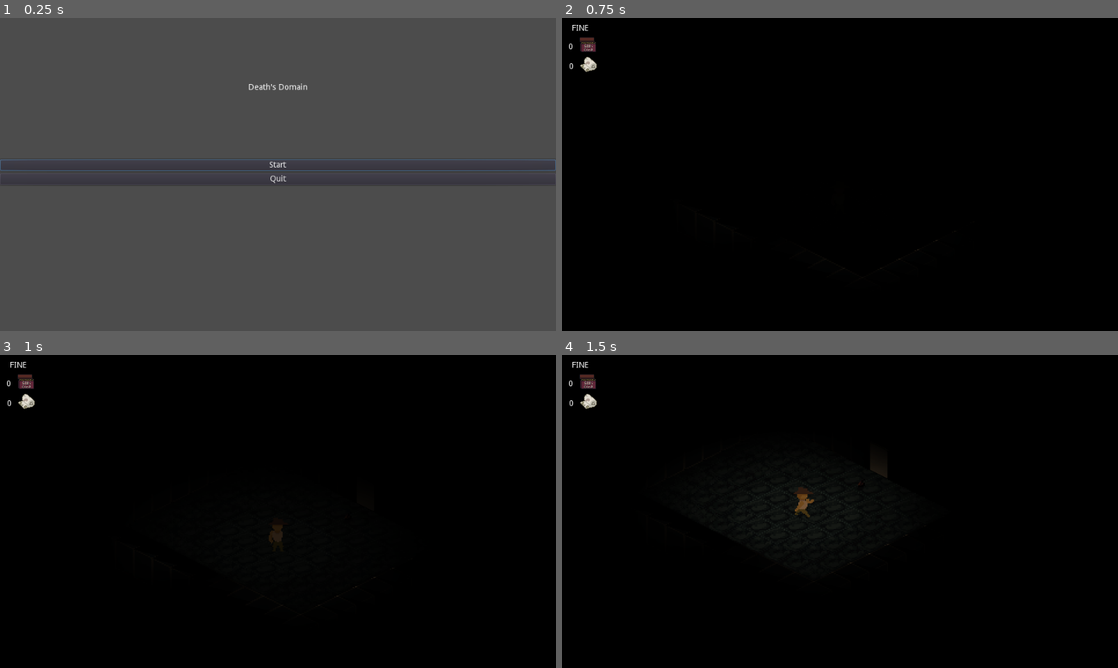
Above: before the commit, frames 1-4 (two rows, left to right).
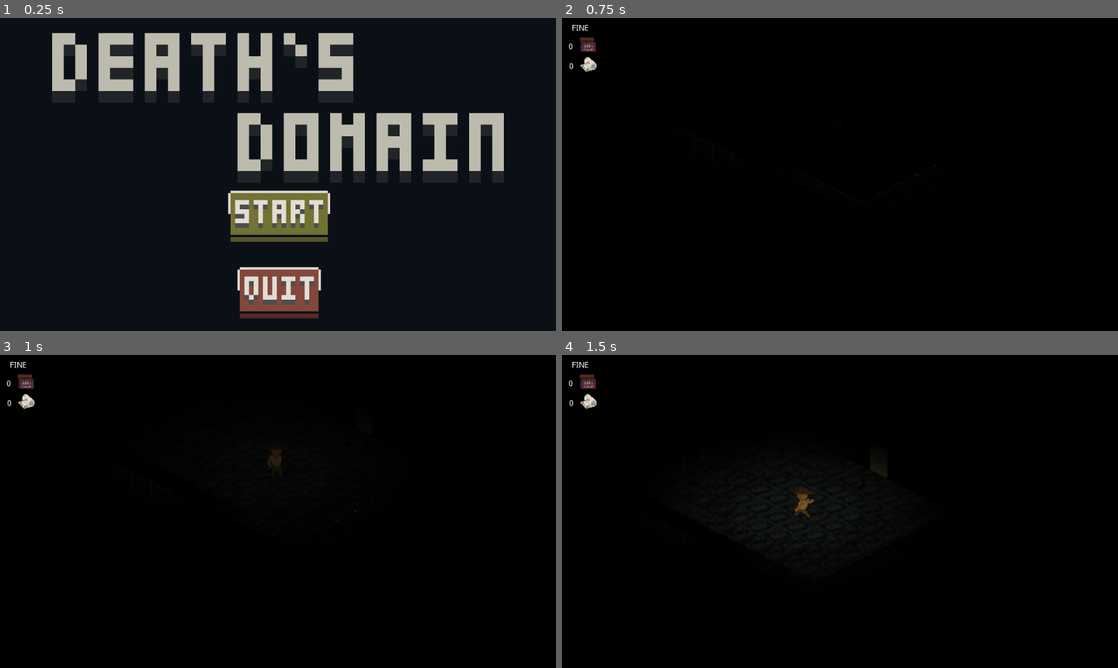
Above: after the commit, the same moments.

Repository: jakmik2/DeathsDomain
Game: Godot game, scene res://scenes/menus/MainMenu.tscn
Two runs of this game, one before a commit and one after it. Both use one fixed random seed, a clock stepped at 60 frames per second and the inputs below. Sound files missing from this copy of the repository are replaced by a short silence.
Inputs (mouse positions are in pixels of both pictures, inside the frame that each line leads up to; where the layout moved, square brackets give the same spot in the first picture):
- Up to frame 1 (0.25 s): no input
- Up to frame 2 (0.75 s): click (840, 215) [840, 165] at 0.5 s
- Up to frame 3 (1 s): no input
- Up to frame 4 (1.5 s): tap Enter at 1.25 s; move the mouse to (962, 495) at 1.27 s; press the mouse at (962, 495) at 1.28 s; hold Right (ui_right) from 1.28 s (still down)

The runs differ from the first frame. In frame 1, 99% of the frame differs, in the area x 0-100%, y 0-100%; in frame 2, less than 0.1%; in frame 3, 0.2%; in frame 4, nothing differs.

Commit message:
Added Menu

Diff:
--- a/scenes/menus/MainMenu.tscn
+++ b/scenes/menus/MainMenu.tscn
@@ -1,45 +1,50 @@
-[gd_scene load_steps=2 format=2]
+[gd_scene load_steps=7 format=2]
 
 [ext_resource path="res://scripts/MainMenu.gd" type="Script" id=1]
+[ext_resource path="res://Sprites/menus/menu.png" type="Texture" id=2]
+[ext_resource path="res://Sprites/menus/quit-up.png" type="Texture" id=3]
+[ext_resource path="res://Sprites/menus/start-down.png" type="Texture" id=4]
+[ext_resource path="res://Sprites/menus/start-up.png" type="Texture" id=5]
+[ext_resource path="res://Sprites/menus/quit-down.png" type="Texture" id=6]
 
 [node name="MainMenu" type="Control"]
 anchor_right = 1.0
 anchor_bottom = 1.0
 script = ExtResource( 1 )
 
+[node name="TextureRect" type="TextureRect" parent="."]
+margin_right = 960.0
+margin_bottom = 640.0
+texture = ExtResource( 2 )
+
 [node name="VBoxContainer" type="VBoxContainer" parent="."]
-anchor_right = 1.0
-anchor_bottom = 1.0
+anchor_left = 0.5
+anchor_top = 0.5
+anchor_right = 0.5
+anchor_bottom = 0.5
+margin_left = -94.0
+margin_top = 8.0
+margin_right = 98.0
+margin_bottom = 268.0
+alignment = 1
+__meta__ = {
+"_edit_group_": true
+}
 
-[node name="CenterContainer" type="CenterContainer" parent="VBoxContainer"]
-margin_right = 960.0
-margin_bottom = 240.0
-rect_min_size = Vector2( 0, 240 )
+[node name="StartButton" type="TextureButton" parent="VBoxContainer"]
+margin_right = 192.0
+margin_bottom = 128.0
+focus_neighbour_top = NodePath("../QuitButton")
+texture_normal = ExtResource( 5 )
+texture_pressed = ExtResource( 4 )
 
-[node name="Label" type="Label" parent="VBoxContainer/CenterContainer"]
-margin_left = 429.0
-margin_top = 113.0
-margin_right = 531.0
-margin_bottom = 127.0
-text = "Death's Domain"
+[node name="QuitButton" type="TextureButton" parent="VBoxContainer"]
+margin_top = 132.0
+margin_right = 192.0
+margin_bottom = 260.0
+focus_neighbour_bottom = NodePath("../StartButton")
+texture_normal = ExtResource( 3 )
+texture_pressed = ExtResource( 6 )
 
-[node name="VBoxContainer" type="VBoxContainer" parent="VBoxContainer"]
-margin_top = 244.0
-margin_right = 960.0
-margin_bottom = 288.0
-
-[node name="StartButton" type="Button" parent="VBoxContainer/VBoxContainer"]
-margin_right = 960.0
-margin_bottom = 20.0
-focus_neighbour_top = NodePath("../QuitButton")
-text = "Start"
-
-[node name="QuitButton" type="Button" parent="VBoxContainer/VBoxContainer"]
-margin_top = 24.0
-margin_right = 960.0
-margin_bottom = 44.0
-focus_neighbour_bottom = NodePath("../StartButton")
-text = "Quit"
-
-[connection signal="pressed" from="VBoxContainer/VBoxContainer/StartButton" to="." method="_on_StartButton_pressed"]
-[connection signal="pressed" from="VBoxContainer/VBoxContainer/QuitButton" to="." method="_on_QuitButton_pressed"]
+[connection signal="pressed" from="VBoxContainer/StartButton" to="." method="_on_StartButton_pressed"]
+[connection signal="pressed" from="VBoxContainer/QuitButton" to="." method="_on_QuitButton_pressed"]
--- a/scripts/MainMenu.gd
+++ b/scripts/MainMenu.gd
@@ -1,7 +1,7 @@
 extends Control
 
 func _ready():
-	$"VBoxContainer/VBoxContainer/StartButton".grab_focus()
+	$"VBoxContainer/StartButton".grab_focus()
 
 
 func _on_StartButton_pressed():
Binary file added: Sprites/menus/menu.png
Not shown, added: Sprites/menus/menu.png.import
Binary file added: Sprites/menus/quit-down.png
Not shown, added: Sprites/menus/quit-down.png.import
Binary file added: Sprites/menus/quit-up.png
Not shown, added: Sprites/menus/quit-up.png.import
Binary file added: Sprites/menus/start-down.png
Not shown, added: Sprites/menus/start-down.png.import
Binary file added: Sprites/menus/start-up.png
Not shown, added: Sprites/menus/start-up.png.import
Not shown, added: export_presets.cfg
